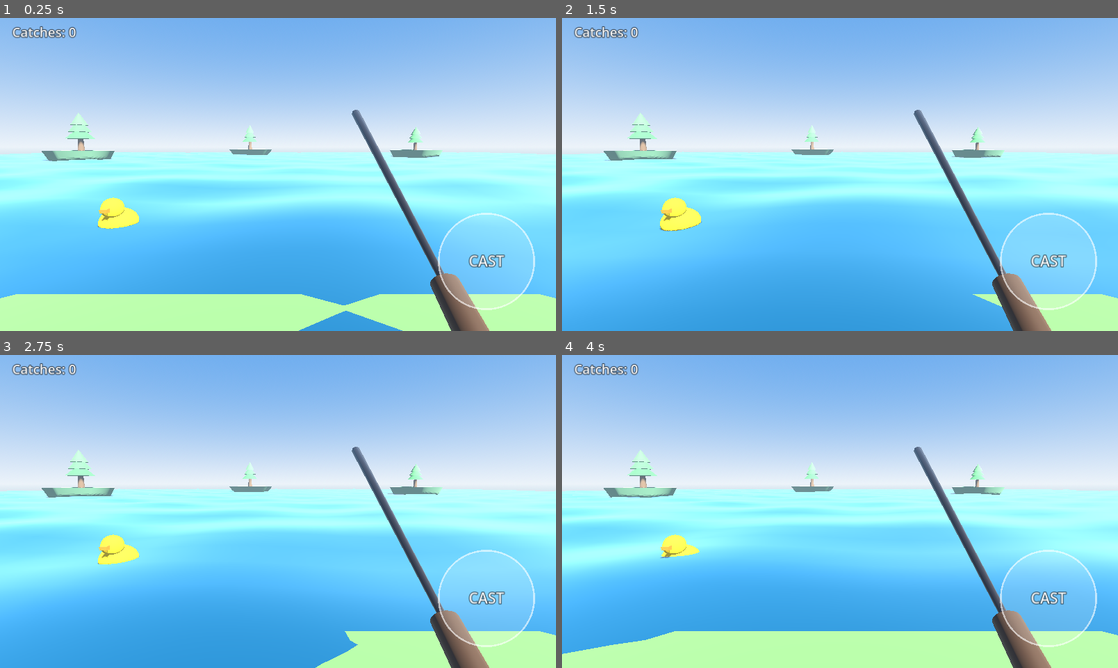
Above: before the commit, frames 1-4 (two rows, left to right).
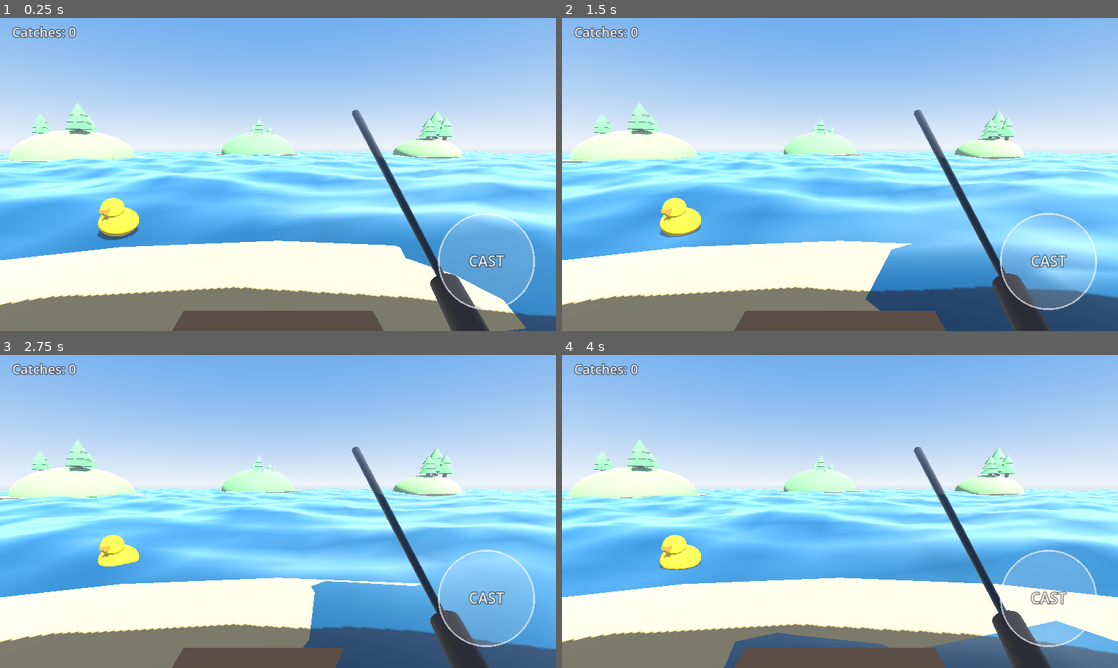
Above: after the commit, the same moments.

Repository: Max1081018/open_code
Game: Godot game, scene res://game.tscn
Two runs of this game, one before a commit and one after it. Both use one fixed random seed, a clock stepped at 60 frames per second and the inputs below.
Inputs (mouse positions are in pixels of both pictures, inside the frame that each line leads up to):
- Up to frame 1 (0.25 s): no input
- Up to frame 2 (1.5 s): move the mouse to (962, 158) at 0.52 s; click (962, 158) at 0.67 s; move the mouse to (728, 190) at 1.27 s; click (728, 190) at 1.42 s
- Up to frame 3 (2.75 s): move the mouse to (333, 442) at 2.02 s; click (333, 442) at 2.17 s
- Up to frame 4 (4 s): move the mouse to (812, 574) at 2.77 s; click (812, 574) at 2.92 s; move the mouse to (1006, 558) at 3.52 s; click (1006, 558) at 3.67 s

The runs differ from the first frame. In frame 1, 50% of the frame differs, in the area x 0-100%, y 26-100%; in frame 2, 46%; in frame 3, 45%; in frame 4, 49%.

Commit message:
Overhaul water and islands for Lazy Lake
- Replace the simple sine water with a 4-wave Gerstner ocean shader: real
  rolling swells with analytic normals, fine ripple sparkle, depth-tinted
  colour, fresnel sky reflection, a tight sun glint, and crest foam. Still
  GL Compatibility / mobile-friendly.
- Mirror the Gerstner vertical sum in wave_height() so the bobber floats.
- Replace the flat disc islets with smooth rounded islands (grass domes with
  sand beaches) plus a larger home island, scattered trees and rocks.

Co-Authored-By: Claude Opus 4.8 <noreply@anthropic.com>
Claude-Session: https://claude.ai/code/session_019FPN93SDKwisezCSut5tqW

Diff:
--- a/fishing/game.gd
+++ b/fishing/game.gd
@@ -15,10 +15,15 @@
 
 const Hud := preload("res://hud.gd")
 
-# Shared wave parameters — MUST match water.gdshader so the bobber sits on the
-# surface instead of floating above or sinking through it.
-const WAVE_SPEED := 0.9
-const WAVE_HEIGHT := 0.16
+# Shared wave parameters — MUST match water.gdshader (WAVES) so the bobber sits
+# on the surface. Each is direction.xy, wavelength, amplitude.
+const WATER_WAVES := [
+	Vector4(0.8, 0.6, 16.0, 0.28),
+	Vector4(-0.7, 0.7, 10.0, 0.16),
+	Vector4(0.2, -0.95, 6.0, 0.09),
+	Vector4(-0.95, -0.25, 3.5, 0.05),
+]
+const TIME_SCALE := 1.0
 
 const DOCK_TIP := Vector3(0, 0, 4)       # end of the jetty, where we stand
 const EYE := Vector3(0, 2.1, 5.2)        # camera position
@@ -104,9 +109,16 @@
 # --- Wave height (mirror of the shader) --------------------------------------
 
 func wave_height(x: float, z: float) -> float:
-	var t := elapsed * WAVE_SPEED
-	var h := sin(x * 0.60 + t) * 0.5 + sin(z * 0.80 + t * 1.3) * 0.5 + sin((x + z) * 0.40 + t * 0.7) * 0.5
-	return h * WAVE_HEIGHT
+	# Vertical part of the Gerstner sum in water.gdshader.
+	var t := elapsed * TIME_SCALE
+	var y := 0.0
+	for w in WATER_WAVES:
+		var dir := Vector2(w.x, w.y).normalized()
+		var k: float = TAU / w.z
+		var amp: float = w.w
+		var speed := sqrt(9.8 / k)
+		y += amp * sin(k * dir.dot(Vector2(x, z)) + t * speed)
+	return y
 
 
 # --- World --------------------------------------------------------------------
@@ -160,7 +172,7 @@
 
 	var sun := DirectionalLight3D.new()
 	sun.rotation_degrees = Vector3(-48, 40, 0)
-	sun.light_energy = 1.0
+	sun.light_energy = 0.9
 	sun.light_color = Color(1.0, 0.96, 0.86)
 	sun.shadow_enabled = true
 	sun.directional_shadow_max_distance = 80.0
@@ -174,8 +186,8 @@
 	plane.subdivide_depth = 90
 	var smat := ShaderMaterial.new()
 	smat.shader = load("res://water.gdshader")
-	smat.set_shader_parameter("wave_speed", WAVE_SPEED)
-	smat.set_shader_parameter("wave_height", WAVE_HEIGHT)
+	smat.set_shader_parameter("time_scale", TIME_SCALE)
+	smat.set_shader_parameter("sun_dir", Vector3(0.45, 0.7, 0.35))
 	plane.material = smat
 	water.mesh = plane
 	water.position = Vector3(0, 0, -20)
@@ -185,37 +197,62 @@
 	_build_scenery()
 
 
+## A smooth rounded island: a grass dome ringed by a sand beach, rising out of
+## the water. `center` is at the waterline.
+func _make_island(center: Vector3, radius: float, height: float,
+		grass_color := Color(0.40, 0.70, 0.34)) -> void:
+	var beach_top := 0.12
+
+	# Sand beach ring (slightly wider than the grass so a shore shows).
+	var sand := MeshInstance3D.new()
+	var sc := CylinderMesh.new()
+	sc.top_radius = radius * 1.18
+	sc.bottom_radius = radius * 1.05
+	sc.height = 0.6
+	sc.radial_segments = 28
+	sc.material = _mat(Color(0.82, 0.72, 0.52))
+	sand.mesh = sc
+	sand.position = center + Vector3(0, beach_top - 0.3, 0)
+	add_child(sand)
+
+	# Grass dome (a vertically-squashed sphere).
+	var grass := MeshInstance3D.new()
+	var gm := SphereMesh.new()
+	gm.radius = radius
+	gm.height = radius * 2.0
+	gm.radial_segments = 30
+	gm.rings = 16
+	gm.material = _mat(grass_color)
+	grass.mesh = gm
+	grass.scale = Vector3(1, height / radius, 1)
+	grass.position = center + Vector3(0, beach_top, 0)
+	add_child(grass)
+
+
+func _rock(pos: Vector3, size: float, color := Color(0.55, 0.56, 0.6)) -> void:
+	var rock := MeshInstance3D.new()
+	var rm := SphereMesh.new()
+	rm.radius = size
+	rm.height = size * 1.6
+	rm.radial_segments = 7
+	rm.rings = 4
+	rm.material = _mat(color)
+	rock.mesh = rm
+	rock.scale = Vector3(1.0, 0.7, 1.1)
+	rock.position = pos + Vector3(0, size * 0.3, 0)
+	rock.rotation.y = randf() * TAU
+	add_child(rock)
+
+
 func _build_island() -> void:
-	# The island/shore sits behind the camera (positive Z) so we look out over
-	# open water. Grass cap + dirt underside for a floating low-poly look.
-	var grass := MeshInstance3D.new()
-	var gc := CylinderMesh.new()
-	gc.top_radius = 11.0
-	gc.bottom_radius = 11.0
-	gc.height = 1.2
-	gc.radial_segments = 9
-	gc.material = _mat(Color(0.42, 0.72, 0.36))
-	grass.mesh = gc
-	grass.position = Vector3(0, -0.6, 12)
-	add_child(grass)
-
-	var dirt := MeshInstance3D.new()
-	var dc := CylinderMesh.new()
-	dc.top_radius = 10.0
-	dc.bottom_radius = 3.0
-	dc.height = 6.0
-	dc.radial_segments = 9
-	dc.material = _mat(Color(0.46, 0.33, 0.22))
-	dirt.mesh = dc
-	dirt.position = Vector3(0, -4.0, 12)
-	add_child(dirt)
+	# Home island sits behind the camera (positive Z) so we look over open water.
+	_make_island(Vector3(0, 0, 14), 12.0, 4.5)
 
 	# Wooden jetty reaching out to where we stand.
-	for i in 4:
-		_box(self, Vector3(0, -0.05, 9.0 - i * 1.6), Vector3(2.2, 0.25, 1.4), Color(0.62, 0.45, 0.28))
-	# Posts at the tip.
-	_box(self, Vector3(-1.0, -0.4, 4.0), Vector3(0.25, 1.4, 0.25), Color(0.5, 0.36, 0.22))
-	_box(self, Vector3(1.0, -0.4, 4.0), Vector3(0.25, 1.4, 0.25), Color(0.5, 0.36, 0.22))
+	for i in 5:
+		_box(self, Vector3(0, 0.08, 9.5 - i * 1.6), Vector3(2.2, 0.25, 1.5), Color(0.62, 0.45, 0.28))
+	_box(self, Vector3(-1.0, -0.3, 4.2), Vector3(0.25, 1.4, 0.25), Color(0.5, 0.36, 0.22))
+	_box(self, Vector3(1.0, -0.3, 4.2), Vector3(0.25, 1.4, 0.25), Color(0.5, 0.36, 0.22))
 
 
 func _tree(pos: Vector3, scale := 1.0) -> void:
@@ -242,24 +279,31 @@
 
 
 func _build_scenery() -> void:
-	# A couple of trees on our island (off to the sides, behind the camera).
-	_tree(Vector3(-6, -0.1, 14), 1.1)
-	_tree(Vector3(5.5, -0.1, 15), 0.9)
-	_tree(Vector3(-2, -0.1, 17), 1.0)
-
-	# Distant low-poly islets across the lake for depth.
-	for spot in [Vector3(-34, 0, -40), Vector3(30, 0, -52), Vector3(-8, 0, -70)]:
-		var islet := MeshInstance3D.new()
-		var im := CylinderMesh.new()
-		im.top_radius = randf_range(5, 9)
-		im.bottom_radius = randf_range(2, 4)
-		im.height = 5.0
-		im.radial_segments = 7
-		im.material = _mat(Color(0.4, 0.6, 0.45))
-		islet.mesh = im
-		islet.position = spot + Vector3(0, -1.0, 0)
-		add_child(islet)
-		_tree(spot + Vector3(0, 1.5, 0), randf_range(1.4, 2.2))
+	# Trees and rocks on the home island (to the sides, behind the camera).
+	_tree(Vector3(-6.5, 1.8, 15), 1.2)
+	_tree(Vector3(6.0, 1.8, 16), 1.0)
+	_tree(Vector3(-2.5, 2.4, 18.5), 1.15)
+	_tree(Vector3(3.0, 2.2, 19), 0.9)
+	_rock(Vector3(-8.5, 0.1, 10), 0.9)
+	_rock(Vector3(8.0, 0.1, 11), 0.7)
+
+	# Rounded islands across the lake, each with its own greenery.
+	var isles := [
+		{"c": Vector3(-36, 0, -42), "r": 9.0, "h": 5.0},
+		{"c": Vector3(34, 0, -55), "r": 7.0, "h": 4.0},
+		{"c": Vector3(-6, 0, -74), "r": 11.0, "h": 6.5},
+		{"c": Vector3(48, 0, -30), "r": 6.0, "h": 3.5},
+	]
+	for isle in isles:
+		var c: Vector3 = isle["c"]
+		var r: float = isle["r"]
+		_make_island(c, r, isle["h"], Color(0.36, 0.64, 0.33).lerp(Color(0.5, 0.72, 0.4), randf()))
+		var trees := 2 + randi() % 3
+		for i in trees:
+			var a := randf() * TAU
+			var rr := randf_range(0.2, 0.6) * r
+			_tree(c + Vector3(cos(a) * rr, isle["h"] * 0.5 + 0.5, sin(a) * rr), randf_range(1.4, 2.4))
+		_rock(c + Vector3(r * 0.8, 0.1, r * 0.2), randf_range(0.8, 1.6))
 
 	# A funny rubber duck bobbing nearby.
 	var duck := _make_duck()
--- a/fishing/water.gdshader
+++ b/fishing/water.gdshader
@@ -1,42 +1,86 @@
 shader_type spatial;
-// Stylized low-poly water for the GL Compatibility renderer: sine waves push the
-// vertices, normals are recomputed from the same waves so the sun sparkles move,
-// and a fresnel term brightens the grazing angle toward the sky.
+// Stylized lake water for the GL Compatibility renderer (mobile-friendly):
+//  - 4 summed Gerstner waves give gentle rolling swells with analytic normals
+//  - a second layer of fine ripples adds sparkle without extra geometry
+//  - depth-tinted colour, fresnel sky reflection, a tight sun glint
+//  - a touch of foam on the wave crests
 //
-// The wave formula here is mirrored in game.gd (wave_height()) so the bobber
-// floats at exactly the same height as the surface under it.
+// The vertical part of the Gerstner sum is mirrored in game.gd (wave_height())
+// so the bobber floats on the surface. Keep WAVES in sync with WATER_WAVES there.
 render_mode cull_back, diffuse_burley, specular_schlick_ggx;
 
-uniform vec3 deep_color : source_color = vec3(0.02, 0.13, 0.27);
-uniform vec3 shallow_color : source_color = vec3(0.06, 0.30, 0.44);
-uniform vec3 sky_tint : source_color = vec3(0.32, 0.55, 0.74);
-uniform float wave_speed = 0.9;
-uniform float wave_height = 0.16;
+uniform vec3 deep_color : source_color = vec3(0.015, 0.08, 0.19);
+uniform vec3 shallow_color : source_color = vec3(0.04, 0.24, 0.38);
+uniform vec3 sky_color : source_color = vec3(0.42, 0.60, 0.78);
+uniform vec3 foam_color : source_color = vec3(0.95, 0.98, 1.0);
+uniform vec3 sun_dir = vec3(0.45, 0.7, 0.35);
+uniform float time_scale = 1.0;
 
-float wave(vec2 p, float t) {
-	return sin(p.x * 0.60 + t) * 0.5
-		 + sin(p.y * 0.80 + t * 1.3) * 0.5
-		 + sin((p.x + p.y) * 0.40 + t * 0.7) * 0.5;
+// Each wave: xy = direction, z = wavelength, w = amplitude (metres).
+const vec4 WAVES[4] = {
+	vec4( 0.8,  0.6, 16.0, 0.28),
+	vec4(-0.7,  0.7, 10.0, 0.16),
+	vec4( 0.2, -0.95, 6.0, 0.09),
+	vec4(-0.95,-0.25, 3.5, 0.05)
+};
+const float STEEP = 0.5;   // horizontal pinch of the crests (0..1)
+const float GRAV = 9.8;
+
+vec3 gerstner(vec2 pos, float t, out vec3 tangent, out vec3 binormal) {
+	vec3 disp = vec3(0.0);
+	tangent = vec3(1.0, 0.0, 0.0);
+	binormal = vec3(0.0, 0.0, 1.0);
+	for (int i = 0; i < 4; i++) {
+		vec2 dir = normalize(WAVES[i].xy);
+		float k = 6.28318 / WAVES[i].z;
+		float amp = WAVES[i].w;
+		float speed = sqrt(GRAV / k);
+		float f = k * dot(dir, pos) + t * speed;
+		float cf = cos(f);
+		float sf = sin(f);
+		disp.x += STEEP * amp * dir.x * cf;
+		disp.z += STEEP * amp * dir.y * cf;
+		disp.y += amp * sf;
+		float ka = k * amp;
+		tangent  += vec3(-STEEP * dir.x * dir.x * ka * sf, dir.x * ka * cf, -STEEP * dir.x * dir.y * ka * sf);
+		binormal += vec3(-STEEP * dir.x * dir.y * ka * sf, dir.y * ka * cf, -STEEP * dir.y * dir.y * ka * sf);
+	}
+	return disp;
 }
 
+varying float v_height;
+varying vec3 v_world;
+
 void vertex() {
-	float t = TIME * wave_speed;
-	float h = wave(VERTEX.xz, t);
-	VERTEX.y += h * wave_height;
-
-	// Finite-difference normal from the same height field.
-	float e = 0.35;
-	float hx = wave(VERTEX.xz + vec2(e, 0.0), t);
-	float hz = wave(VERTEX.xz + vec2(0.0, e), t);
-	NORMAL = normalize(vec3((h - hx) * wave_height, e, (h - hz) * wave_height));
+	float t = TIME * time_scale;
+	vec3 tangent;
+	vec3 binormal;
+	vec3 d = gerstner(VERTEX.xz, t, tangent, binormal);
+	VERTEX += d;
+	NORMAL = normalize(cross(binormal, tangent));
+	v_height = d.y;
+	v_world = (MODEL_MATRIX * vec4(VERTEX, 1.0)).xyz;
 }
 
 void fragment() {
-	float fres = pow(1.0 - clamp(dot(normalize(VIEW), NORMAL), 0.0, 1.0), 3.0);
-	vec3 col = mix(deep_color, shallow_color, clamp(NORMAL.y, 0.0, 1.0));
-	col = mix(col, sky_tint, fres * 0.35);
+	// Fine ripple detail perturbs the normal for sparkle.
+	vec2 rp = v_world.xz;
+	float r = sin(rp.x * 1.8 + TIME * 1.7) * cos(rp.y * 2.1 - TIME * 1.3);
+	vec3 n = normalize(NORMAL + vec3(r * 0.03, 0.0, r * 0.03));
+
+	float fres = pow(1.0 - clamp(dot(normalize(VIEW), n), 0.0, 1.0), 5.0);
+	vec3 col = mix(deep_color, shallow_color, clamp(n.y * 0.5 + 0.5, 0.0, 1.0));
+	col = mix(col, sky_color, fres * 0.35);
+
+	// Foam only on the very highest crests.
+	float foam = smoothstep(0.44, 0.58, v_height);
+	col = mix(col, foam_color, foam * 0.5);
+
 	ALBEDO = col;
-	ROUGHNESS = 0.28;
+	ROUGHNESS = mix(0.22, 0.5, foam);
 	METALLIC = 0.0;
 	SPECULAR = 0.5;
+	vec3 h = normalize(normalize(sun_dir) + normalize(VIEW));
+	float glint = pow(max(dot(n, h), 0.0), 200.0);
+	EMISSION = vec3(glint) * 0.35 * (1.0 - foam);
 }
Not shown, added: fishing/docs/catch.png.import
Binary file added: fishing/docs/lake.png
